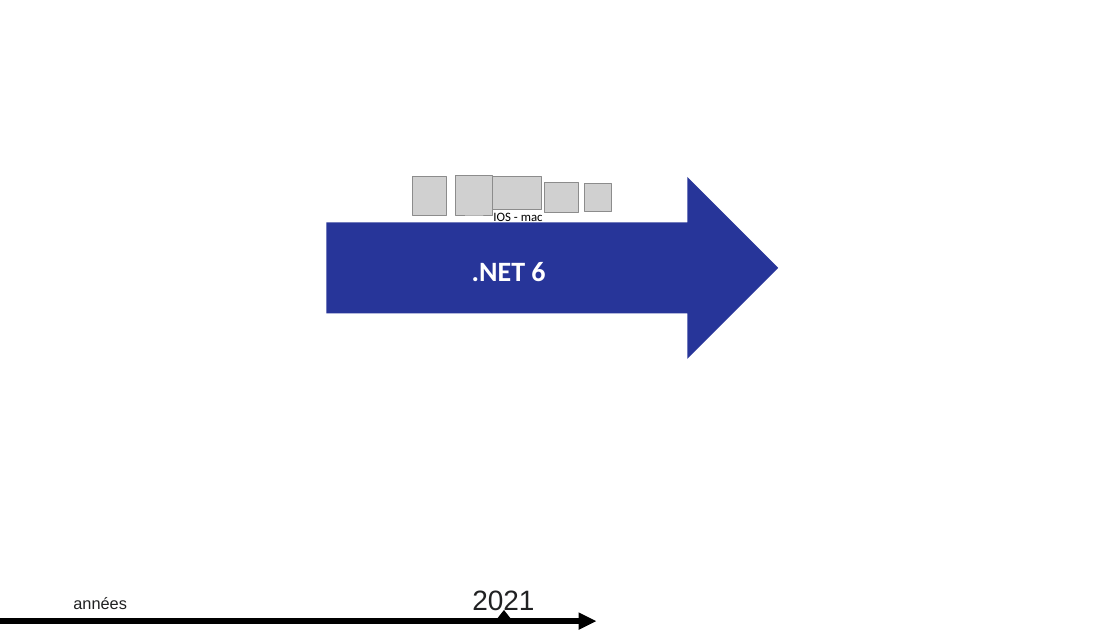
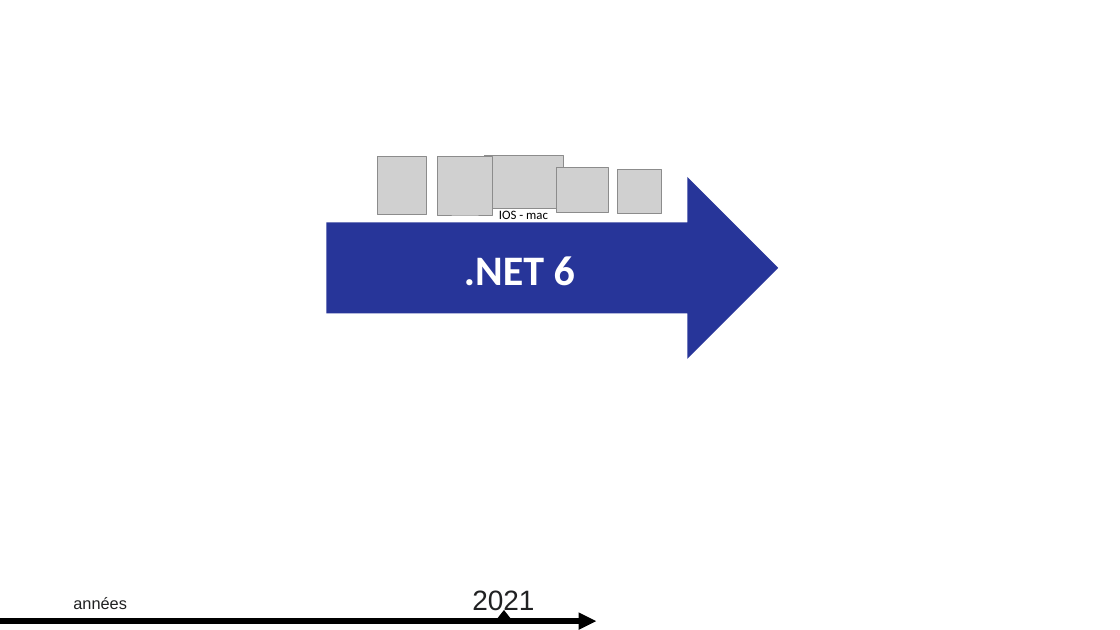
Before and after one commit to guillaume-chervet/course.dotnet, a slide deck: slide 12 of documentations/Dotnet vs dotnet core.pptx. Drawn at 1120x630 pixels with LibreOffice and Linux fonts; fonts in the diff are those of the drawing; grey boxes stand for pictures. Boxes give left, top, right and bottom in pixels: in the first picture for what was removed or moved away, otherwise in the second. Text is boxed around its words. In the diff, an @@ line names an element or a change of style, - is before the commit and + after.

```diff
--- a/documentations/Dotnet vs dotnet core.pptx
+++ b/documentations/Dotnet vs dotnet core.pptx
@@ picture: place and size @@
-picture at bbox=[413, 176, 446, 216]
+picture at bbox=[377, 157, 427, 215]
@@ picture: place and size @@
-picture at bbox=[456, 176, 493, 215]
+picture at bbox=[438, 157, 492, 215]
@@ picture: place and size @@
-picture at bbox=[492, 177, 541, 210]
+picture at bbox=[485, 156, 564, 209]
@@ picture: place and size @@
-picture at bbox=[544, 182, 579, 213]
+picture at bbox=[557, 167, 609, 213]
@@ picture: place and size @@
-picture at bbox=[584, 184, 612, 212]
+picture at bbox=[618, 170, 662, 214]
@@ text "IOS - mac": place and size @@
-text "IOS - mac" at bbox=[493, 210, 543, 225]
+text "IOS - mac" at bbox=[499, 210, 548, 224]
@@ text ".NET 6": place and size @@
-text ".NET 6" at bbox=[472, 262, 545, 281]
+text ".NET 6" at bbox=[464, 256, 575, 286]
@@ text ".NET 6" at bbox=[464, 256, 575, 286]: size 24 to 36 pt @@
```
Also in this commit, not shown: 11 other slides changed, 3 other files.
